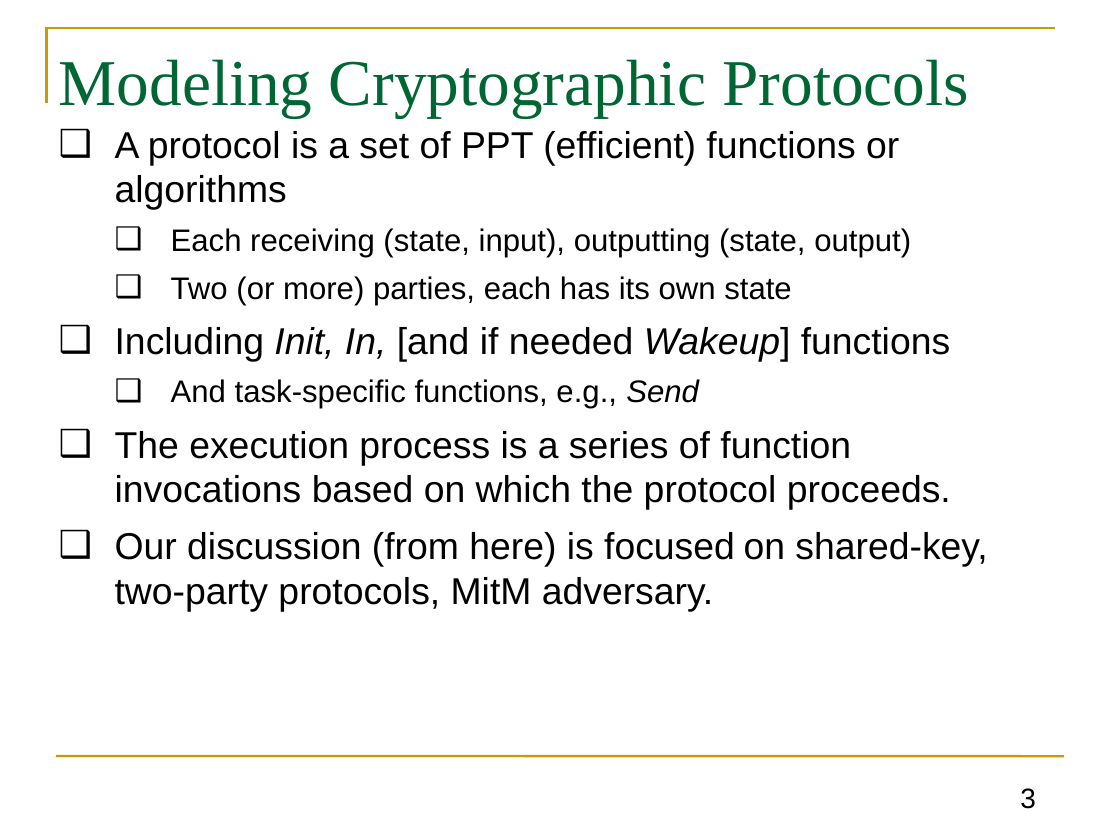
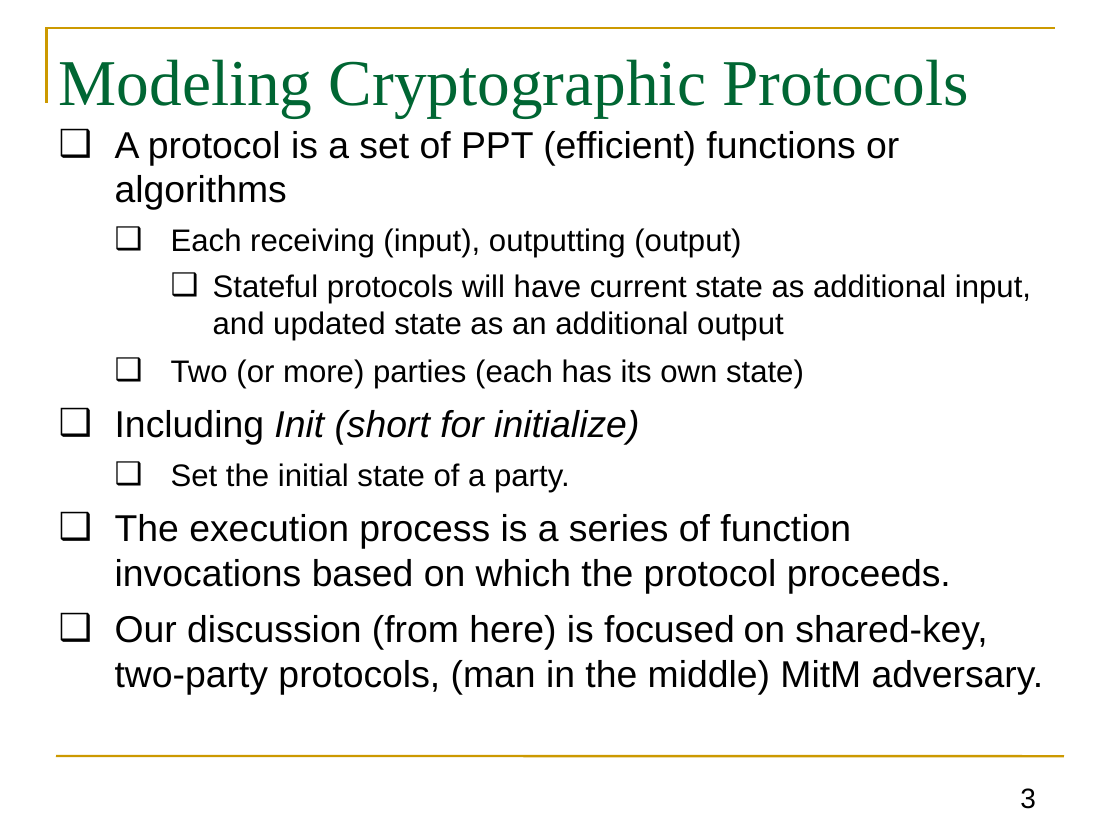
Before and after one commit to GhadaAlmashaqbeh/GhadaAlmashaqbeh.github.io, a slide deck: slide 3 of courses/cse3400-f2025/lecture8.pptx. Drawn at 1120x840 pixels with LibreOffice and Linux fonts; fonts in the diff are those of the drawing. Boxes give left, top, right and bottom in pixels: in the first picture for what was removed or moved away, otherwise in the second. Text is boxed around its words. In the diff, an @@ line names an element or a change of style, - is before the commit and + after.

```diff
--- a/courses/cse3400-f2025/lecture8.pptx
+++ b/courses/cse3400-f2025/lecture8.pptx
@@ text at (x1=115, y1=228, x2=1031, y2=492): text changed @@
-  ❑ Each receiving (state, input), outputting (state, output)
-  ❑ Two (or more) parties, each has its own state
-❑ Including Init, In, [and if needed Wakeup] functions
-  ❑ And task-specific functions, e.g., Send
+  ❑ Each receiving (input), outputting (output)
+    ❑ Stateful protocols will have current state as additional input, and updated state as an additional output
+  ❑ Two (or more) parties (each has its own state)
+❑ Including Init (short for initialize)
+  ❑ Set the initial state of a party.
@@ text at (x1=115, y1=615, x2=1043, y2=695): text changed @@
-❑ Our discussion (from here) is focused on shared-key, two-party protocols, MitM adversary.
+❑ Our discussion (from here) is focused on shared-key, two-party protocols, (man in the middle) MitM adversary.
```
Also in this commit, not shown: 2 other slides changed, 1 slide removed, 4 other files.
